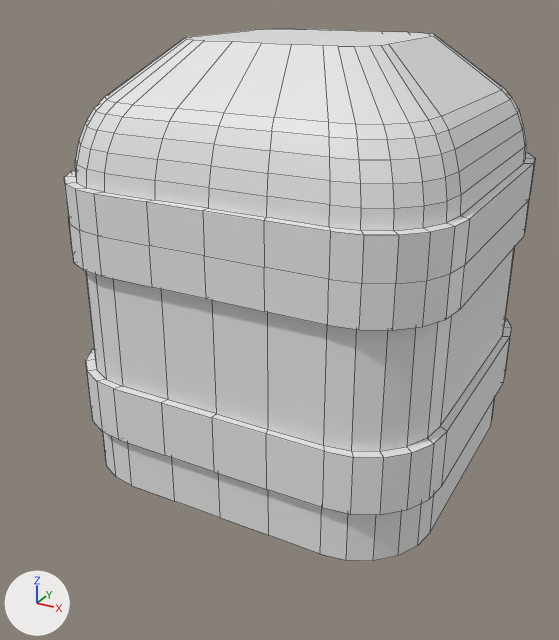
The FBX model Assets/Robgrave/Meshes/items/chest.fbx as it was, and as the next commit left it.
Before and after are seen from a 50 mm lens placed at (0.464, -0.933, 0.651), pointed at (-0.025, -0.045, 0.207). Lighting does not change. The marker at lower left points along +X, +Y and +Z. Mesh edges are drawn as thin lines. Where no turn or scale is listed for an object, it has been applied to the vertices.

Objects in the first picture: 'Chest_Base'.
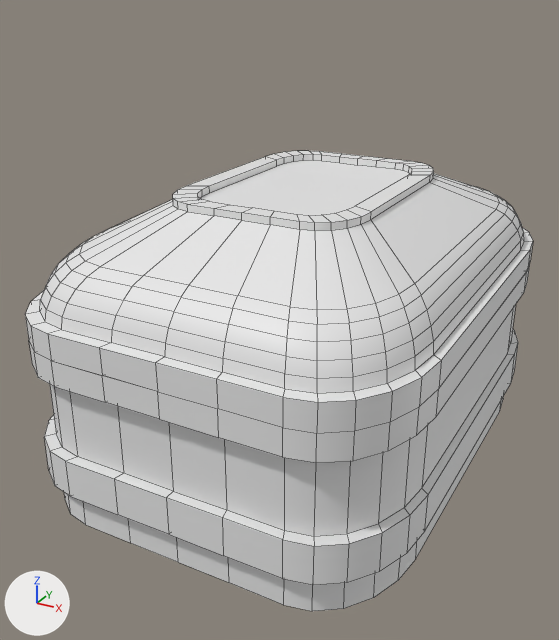
Commit message: Altered chests

Boxes [x1, y1, x2, y2] around the edits, measured in the pictures (559 x 640 px; the box of a moved part takes in the faces that stretch with it):
'Chest_Base', reshaped: before [64, 29, 535, 561]; after [29, 264, 530, 611]
'Chest_Lid', added: after [25, 151, 533, 433]
    faces in mat_chestcolor (white #e7e7e7): [40, 160, 524, 393]
    faces in mat_gold (white #e7e7e7): [25, 151, 533, 433]
part 1 of me_cylinder_029, moved or reshaped: before [69, 197, 530, 561]; after [29, 264, 530, 611]
part 2 of me_cylinder_029, deleted: before [64, 29, 535, 284]

Patch to the scene script:
```diff
--- a/Assets/Robgrave/Meshes/items/chest.fbx.py
+++ b/Assets/Robgrave/Meshes/items/chest.fbx.py
@@ me_cylinder_029 @@
 me_cylinder_029.from_pydata(...)  # 694 vertices, 608 faces; spans x -0.289..0.259, y -0.259..0.264, z 0.008..0.586
 # used by ob_chest_base; location = (0.0, 0.0, 0.0)
+# me_cylinder_029 part 1: the loose piece of 300 vertices spanning x -0.264..0.259, y -0.259..0.264, z 0.008..0.371 is scaled about the mesh origin by (1, 1.38, 0.668)
+# me_cylinder_029 part 2: the loose piece of 330 vertices spanning x -0.264..0.259, y -0.259..0.264, z 0.371..0.586 is deleted
 me_cylinder_029.materials.append(mat_gold)
@@ me_cylinder_030 @@
+me_cylinder_030.from_pydata(...)  # 420 vertices, 392 faces; spans x 0.0..0.523, y -0.361..0.361, z -0.018..0.136
+# faces by material slot: [180, 212]
+me_cylinder_030.materials.append(mat_gold)  # white #e7e7e7
+me_cylinder_030.materials.append(mat_chestcolor)  # white #e7e7e7
@@ ob_chest_lid @@
+ob_chest_lid = bpy.data.objects.new('Chest_Lid', me_cylinder_030)
+ob_chest_lid.location = (-0.264, 0.004, 0.265)
```
